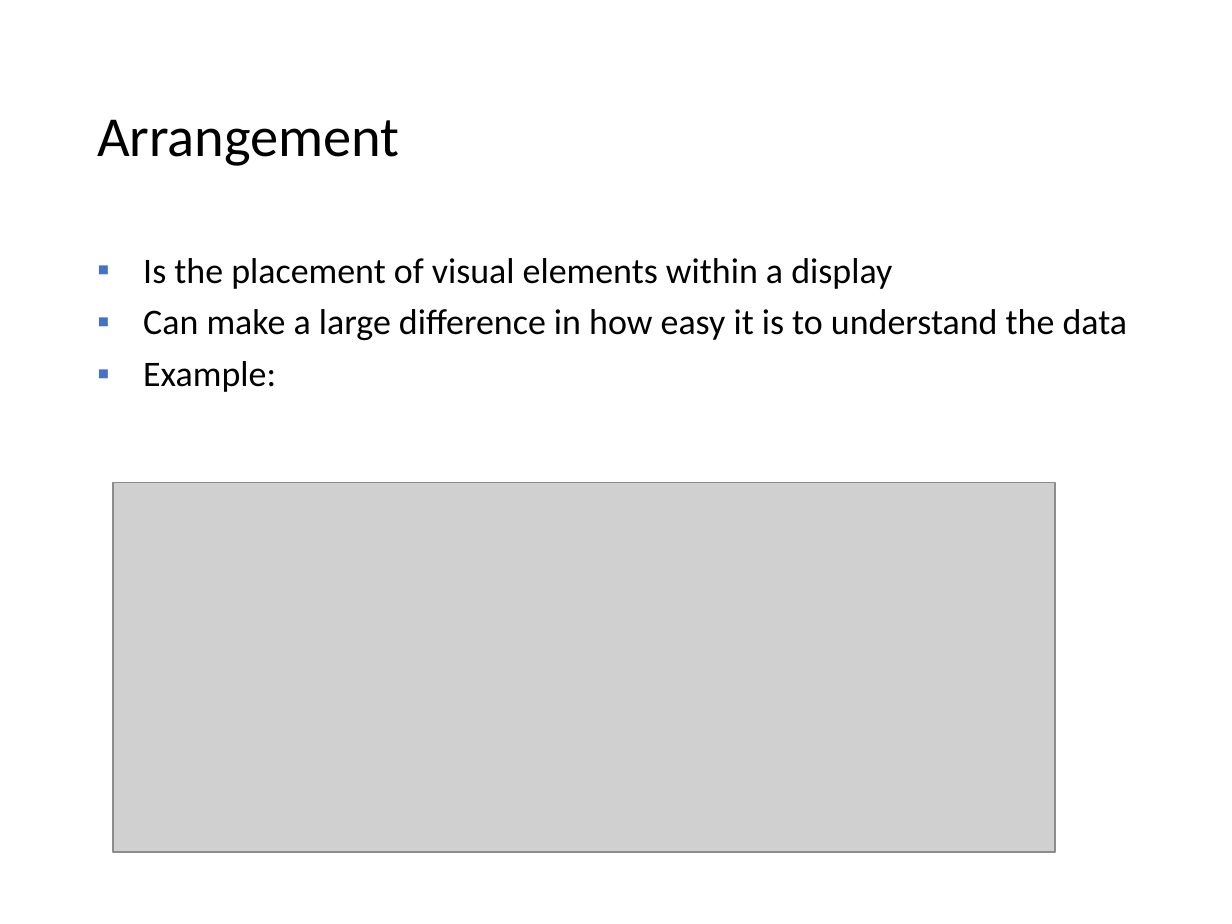
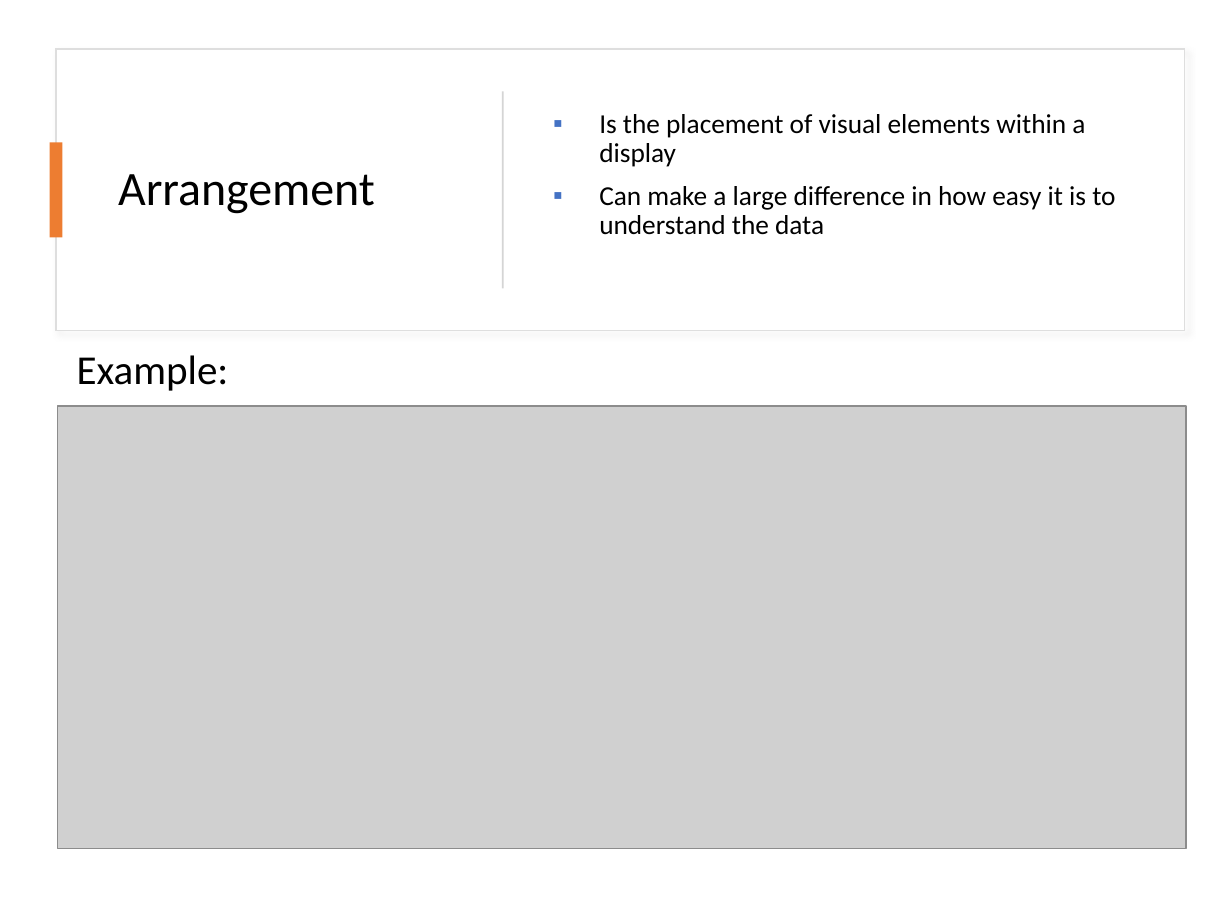
Before and after one commit to mhahsler/Introduction_to_Data_Mining_R_Examples, a slide deck: slide 22 of slides/chap2_exploration.pptx (slide 19 before the commit). Drawn at 1232x924 pixels with LibreOffice and Linux fonts; fonts in the diff are those of the drawing; grey boxes stand for pictures. Boxes give left, top, right and bottom in pixels: in the first picture for what was removed or moved away, otherwise in the second. Text is boxed around its words. In the diff, an @@ line names an element or a change of style, - is before the commit and + after.

```diff
--- a/slides/chap2_exploration.pptx
+++ b/slides/chap2_exploration.pptx
@@ rectangle added at (55, 49, 1184, 330), fill #FFFFFF, outline #DEDEDE 1 pt @@
@@ title "Arrangement": place and size @@
-title "Arrangement" at (97, 119, 400, 166)
+title "Arrangement" at (118, 174, 375, 214)
@@ title "Arrangement" at (118, 174, 375, 214): size 33 to 28 pt @@
@@ text "Is the placement of visual ...": place and size @@
-text "Is the placement of visual ..." at (143, 258, 1128, 392)
+text "Is the placement of visual ..." at (599, 114, 1115, 235)
@@ text "Is the placement of visual ..." at (599, 114, 1115, 235): size 21 to 16 pt; vertical alignment top to middle @@
@@ rectangle added at (502, 91, 503, 288), fill #D5D5D5 @@
@@ rectangle added at (49, 143, 62, 238), fill #ED7D31 @@
@@ text added at (77, 355, 229, 391), 24 pt, text #000000 @@
+Example:
@@ text at (143, 361, 276, 392): paragraph removed @@
-▪ Example:
@@ picture: place and size @@
-picture at (113, 483, 1056, 853)
+picture at (58, 407, 1186, 849)
```
Also in this commit, not shown: 21 other slides changed, 3 slides added, 2 other files.
